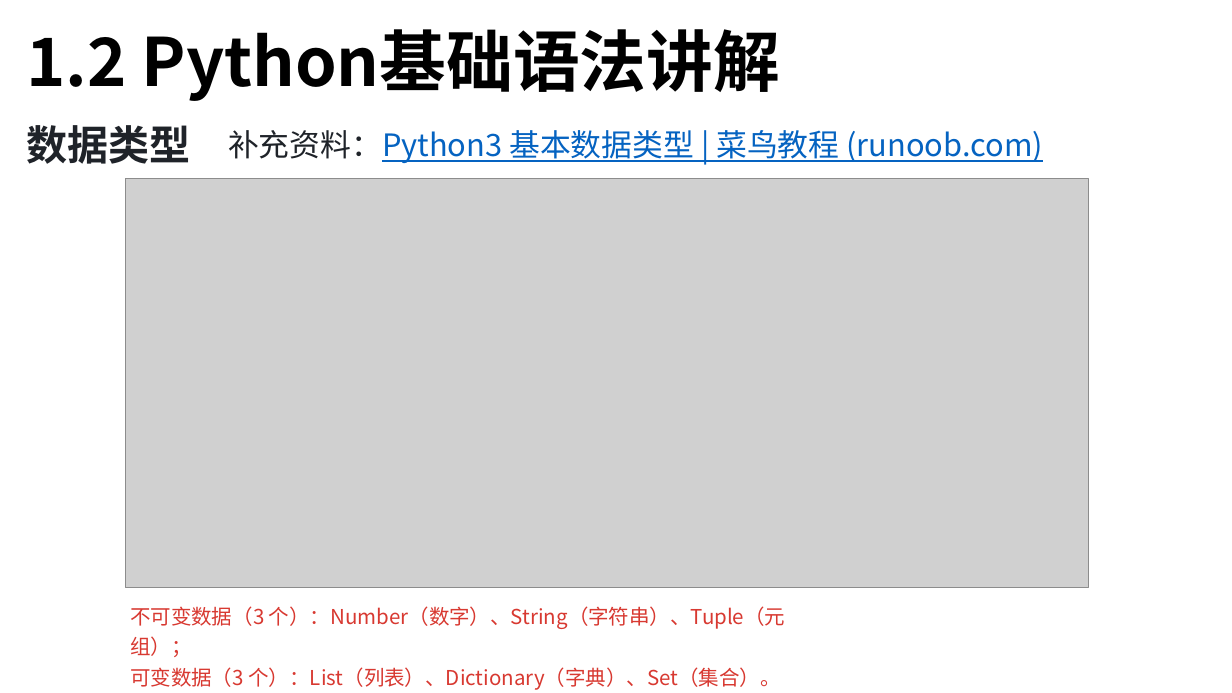
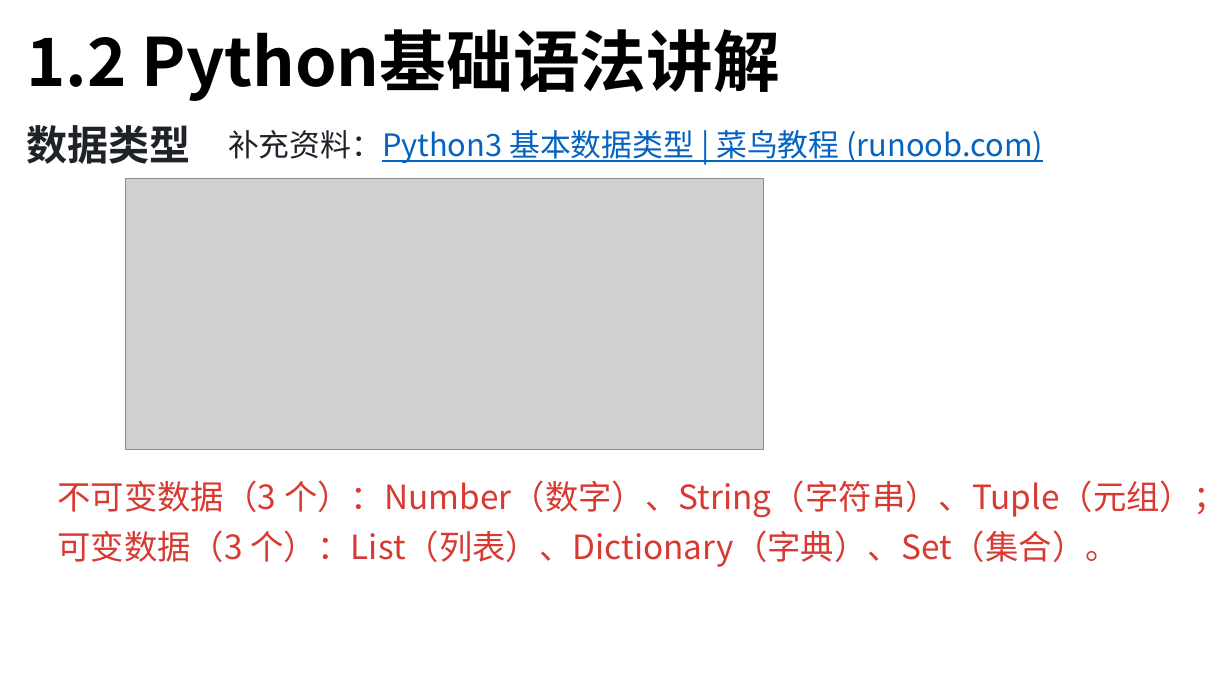
Before and after one commit to TsingPig/CodeRepo, a slide deck: slide 19 of Algorithm/_____保研岛____Python蓝桥杯/课件/Python 课时1.pptx. Drawn at 1232x693 pixels with LibreOffice and Linux fonts; fonts in the diff are those of the drawing; grey boxes stand for pictures. Boxes give left, top, right and bottom in pixels: in the first picture for what was removed or moved away, otherwise in the second. Text is boxed around its words. In the diff, an @@ line names an element or a change of style, - is before the commit and + after.

```diff
--- a/Algorithm/_____保研岛____Python蓝桥杯/课件/Python 课时1.pptx
+++ b/Algorithm/_____保研岛____Python蓝桥杯/课件/Python 课时1.pptx
@@ picture: place and size @@
-picture at [126, 178, 1089, 588]
+picture at [126, 178, 764, 450]
@@ text "不可变数据（3 个）：Number（数字）、String（字符串）、Tuple（元组）；": place and size @@
-text "不可变数据（3 个）：Number（数字）、String（字符串）、Tuple（元组）；" at [130, 606, 785, 690]
+text "不可变数据（3 个）：Number（数字）、String（字符串）、Tuple（元组）；" at [57, 480, 1227, 567]
@@ text "不可变数据（3 个）：Number（数字）、String（字符串）、Tuple（元组）；" at [57, 480, 1227, 567]: size 16 to 26 pt @@
```
Also in this commit, not shown: 7 other slides changed, 2 slides added, 4 slides removed, 3 other files.
